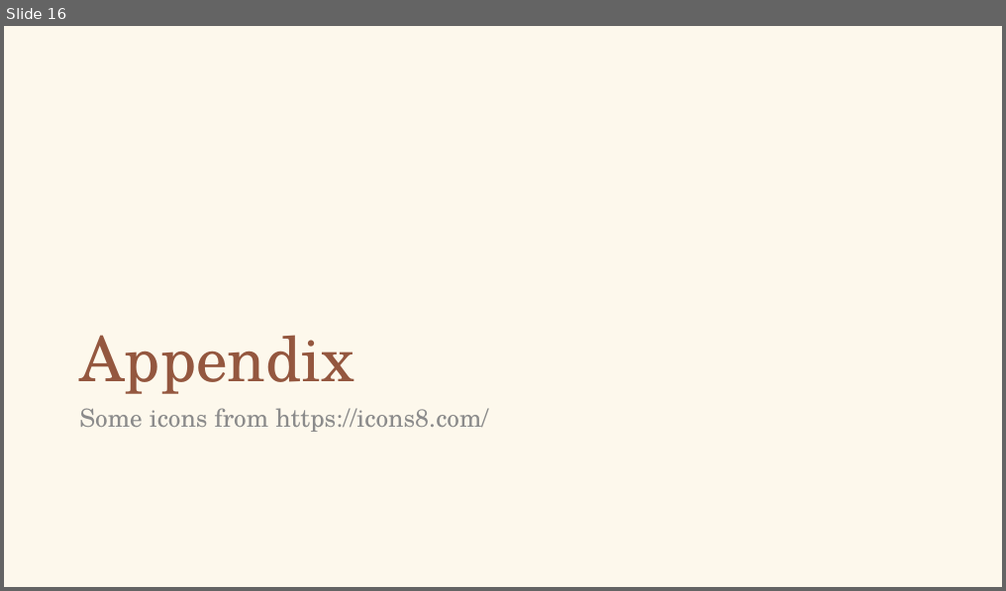
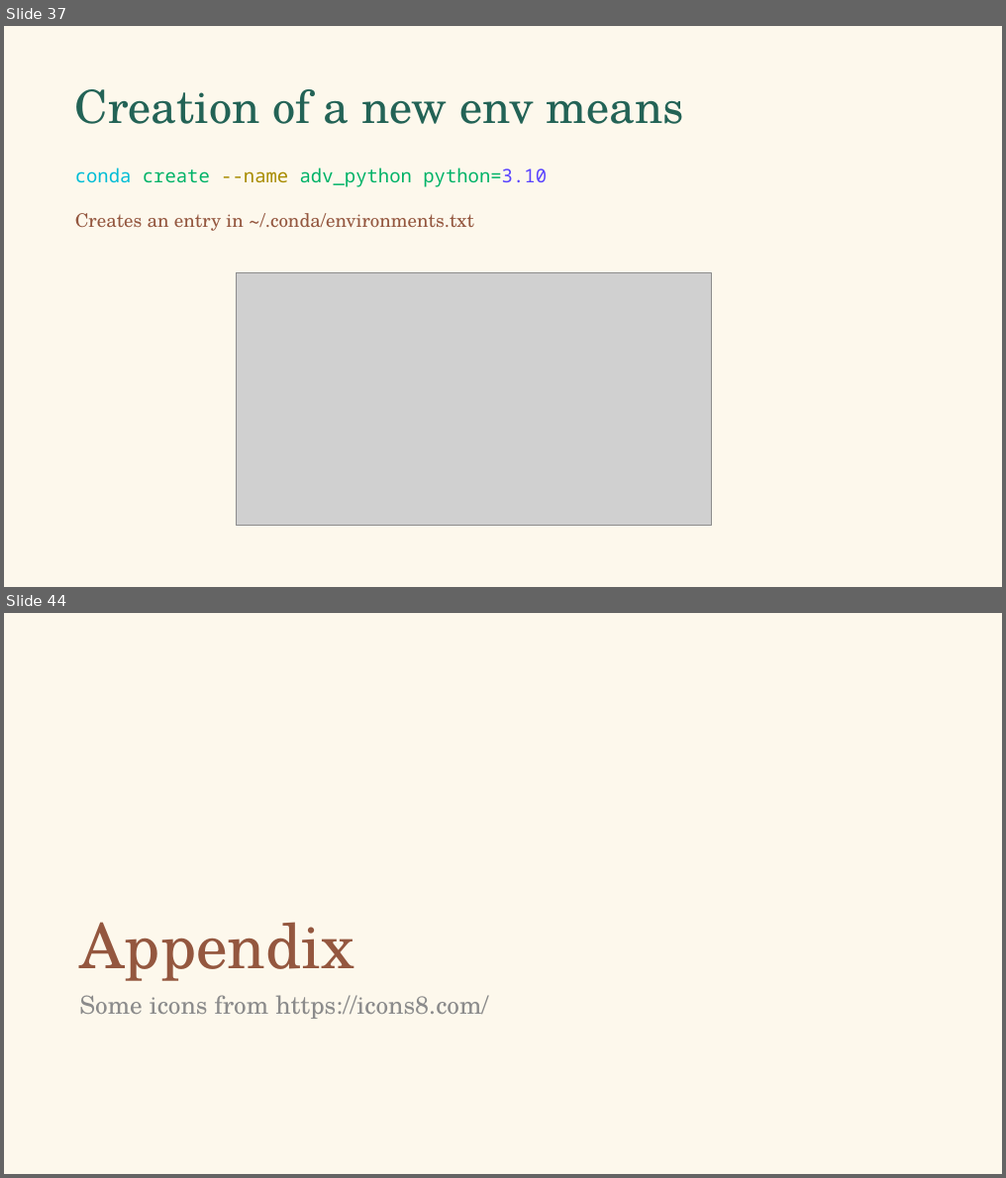
Before and after one commit to falconair/ProgrammingForAnalytics, a slide deck: lectures/080_env_pkg_management/Python environment and package management.pptx. Shown one above the other, each under a label of ours: slide 16 before the commit, slides 37 and 44 after it; the slides between them are not shown. The pictures are 1006x591 and 1006x1178 pixels, drawn with LibreOffice and Linux fonts; fonts in the diff are those of the drawing; grey boxes stand for pictures. Boxes give left, top, right and bottom in pixels: in the first picture for what was removed or moved away, otherwise in the second. Text is boxed around its words. In the diff, an @@ line names an element or a change of style, - is before the commit and + after.

```diff
--- a/lectures/080_env_pkg_management/Python environment and package management.pptx
+++ b/lectures/080_env_pkg_management/Python environment and package management.pptx
@@ slide 37 added at bbox=[4, 26, 1002, 587], background #FDF8EC @@
@@ title added at bbox=[75, 89, 684, 124], 44 pt, text #236356 @@
+Creation of a new env means
@@ text added at bbox=[75, 168, 547, 231], 18 pt, text #94573F @@
+conda create --name adv_python python=3.10
+Creates an entry in ~/.conda/environments.txt
@@ picture added at bbox=[236, 274, 712, 526] @@
@@ what was slide 16 is now slide 44 @@
```
Also in this commit, not shown: 5 slides changed, 29 other slides added.
